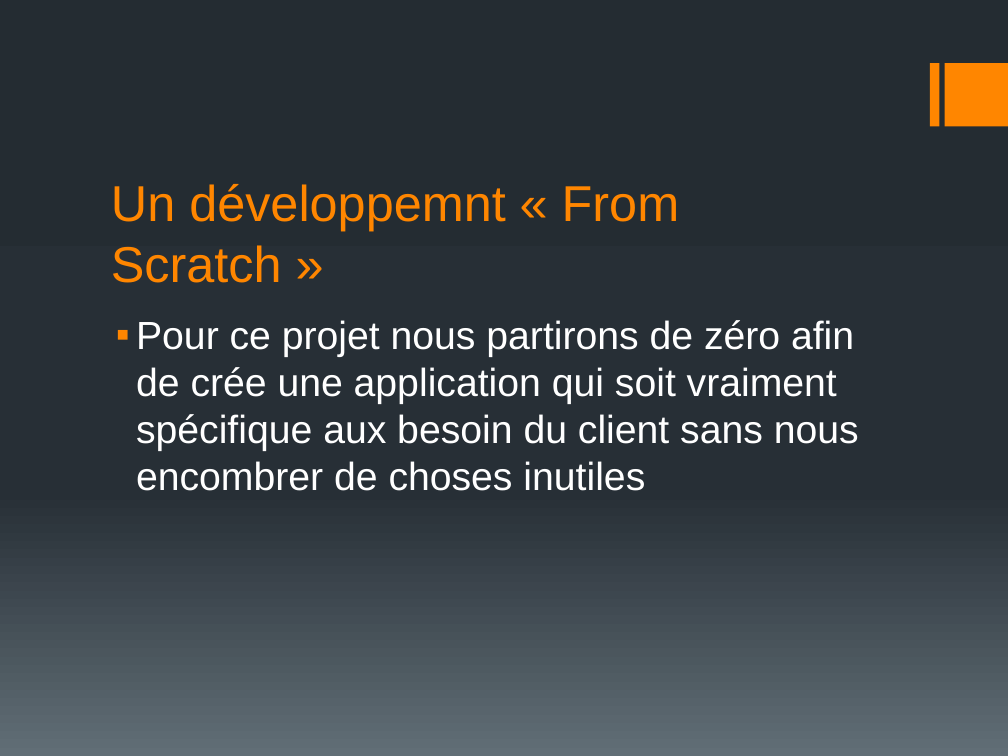
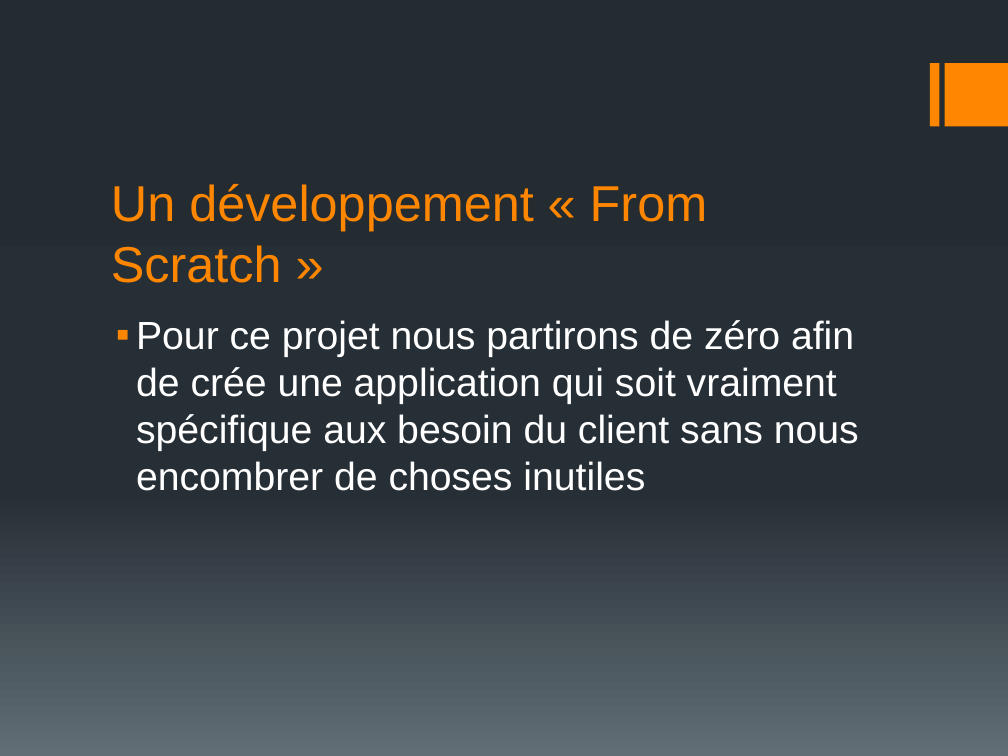
Before and after one commit to Dyldoul/Projet-4---Pizza, a slide deck: slide 11 of Solution Technique/Solution Technique - OCPizza.pptx. Drawn at 1008x756 pixels with LibreOffice and Linux fonts; fonts in the diff are those of the drawing. Boxes give left, top, right and bottom in pixels: in the first picture for what was removed or moved away, otherwise in the second. Text is boxed around its words. In the diff, an @@ line names an element or a change of style, - is before the commit and + after.

```diff
--- a/Solution Technique/Solution Technique - OCPizza.pptx
+++ b/Solution Technique/Solution Technique - OCPizza.pptx
@@ title at box(111, 184, 708, 283): text changed @@
-Un développemnt « From Scratch »
+Un développement « From Scratch »
```
Also in this commit, not shown: 2 other slides changed, 17 other files.
